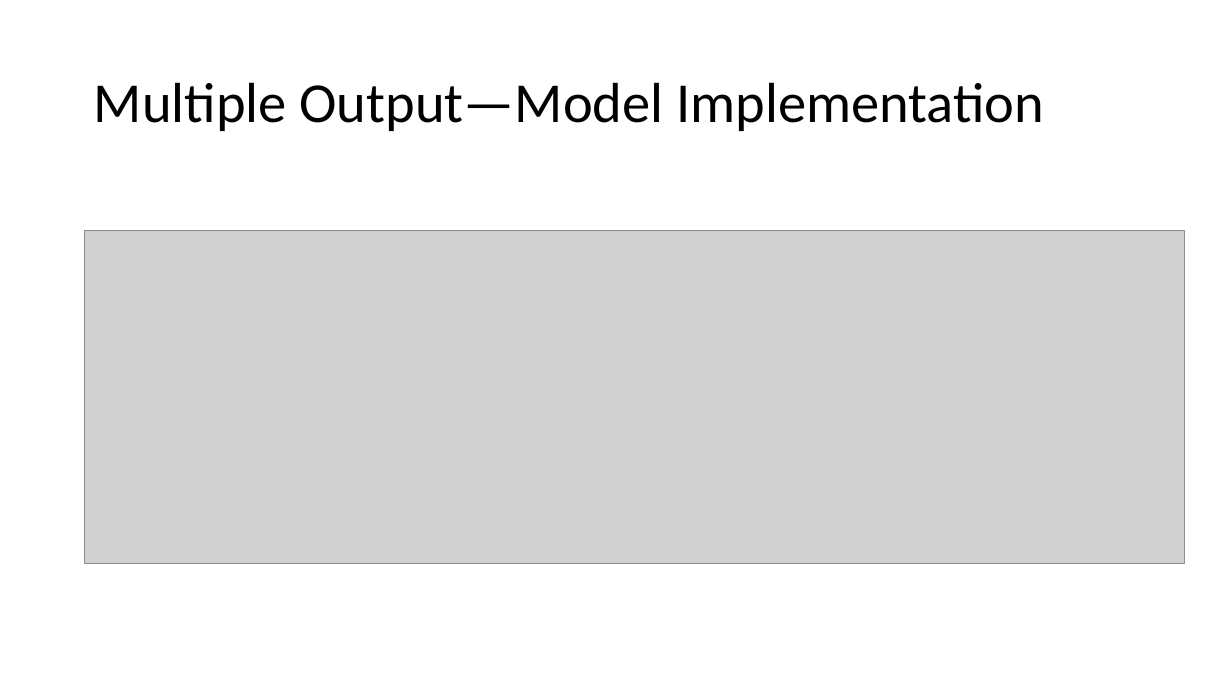
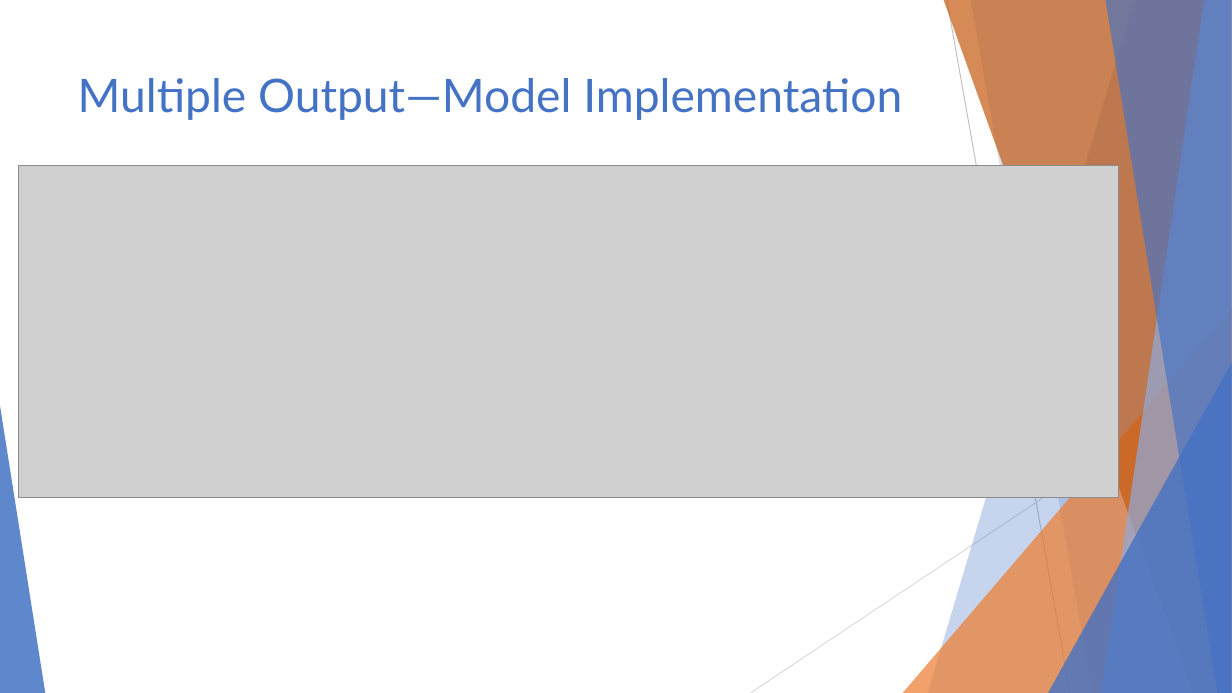
Before and after one commit to AndeyNunes/educationDEA, a slide deck: slide 12 of Project Presentation.pptx. Drawn at 1232x693 pixels with LibreOffice and Linux fonts; fonts in the diff are those of the drawing; grey boxes stand for pictures. Boxes give left, top, right and bottom in pixels: in the first picture for what was removed or moved away, otherwise in the second. Text is boxed around its words. In the diff, an @@ line names an element or a change of style, - is before the commit and + after.

```diff
--- a/Project Presentation.pptx
+++ b/Project Presentation.pptx
@@ title "Multiple Output—Model Implementation": place and size @@
-title "Multiple Output—Model Implementation" at bbox=[94, 82, 1044, 131]
+title "Multiple Output—Model Implementation" at bbox=[78, 78, 902, 120]
@@ title "Multiple Output—Model Implementation" at bbox=[78, 78, 902, 120]: size 44 to 36 pt, font Calibri to Lato, text colour #000000 to #4472C4; line spacing 0.9 to 1; vertical alignment middle to top @@
@@ picture: place and size @@
-picture at bbox=[85, 230, 1185, 563]
+picture at bbox=[18, 165, 1118, 498]
@@ group added at bbox=[0, 0, 1232, 693]: 5 freeform shapes, 3 triangles, 2 lines @@
```
Also in this commit, not shown: 16 other slides changed, 3 slides added, 4 slides removed.
